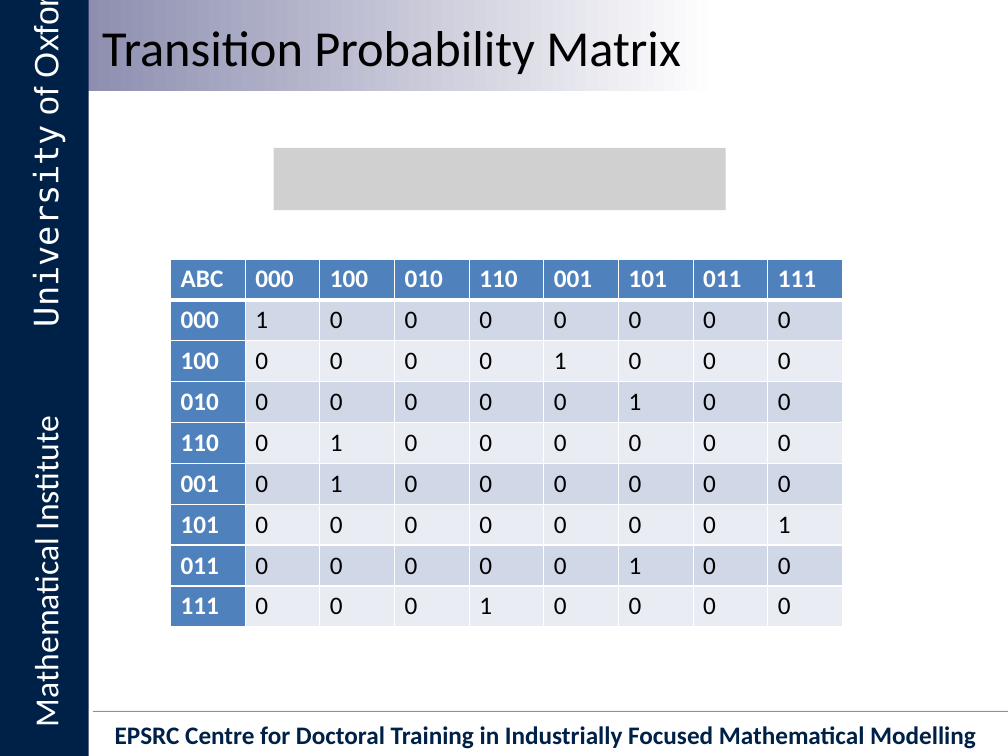
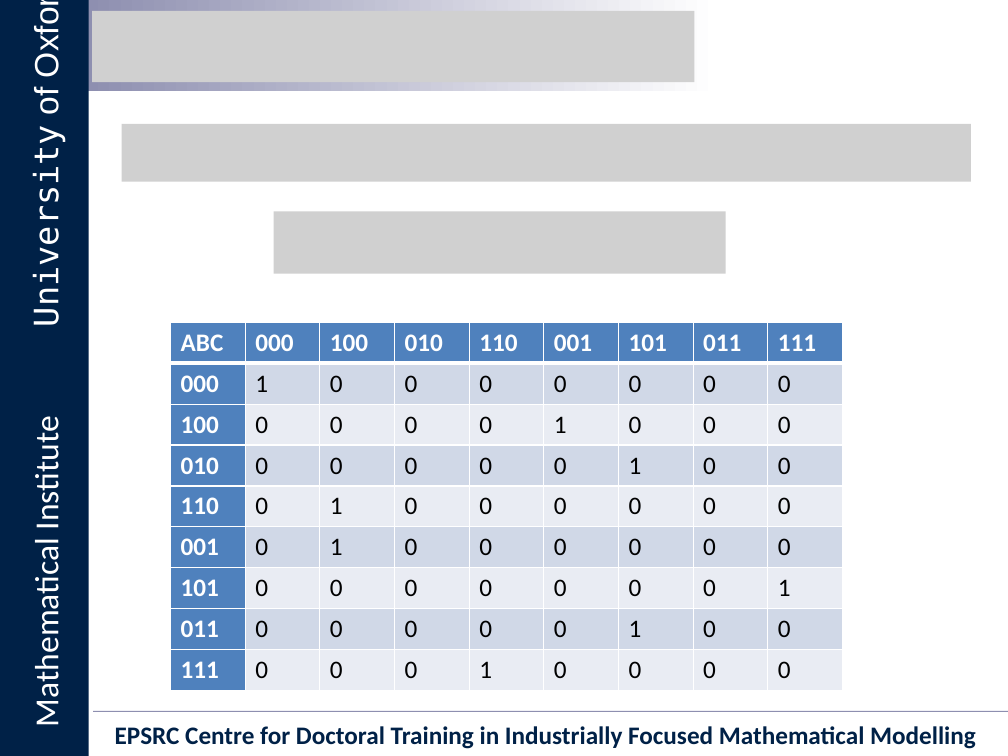
Before and after one commit to Ectheleon/IIT-Mini-Project, a slide deck: slide 12 of Writeup/Presentation/Integrated Information Theory for Organisational Consciousness.pptx (slide 21 before the commit). Drawn at 1008x756 pixels with LibreOffice and Linux fonts; fonts in the diff are those of the drawing; grey boxes stand for pictures; background and template pictures are left out. Boxes give left, top, right and bottom in pixels: in the first picture for what was removed or moved away, otherwise in the second. Text is boxed around its words. In the diff, an @@ line names an element or a change of style, - is before the commit and + after.

```diff
--- a/Writeup/Presentation/Integrated Information Theory for Organisational Consciousness.pptx
+++ b/Writeup/Presentation/Integrated Information Theory for Organisational Consciousness.pptx
@@ picture added at <box>92,11,695,83</box> @@
@@ text removed at <box>102,31,680,74</box> @@
-Transition Probability Matrix
@@ picture added at <box>122,124,972,181</box> @@
@@ picture removed at <box>274,148,726,211</box> @@
@@ picture added at <box>274,212,726,274</box> @@
@@ table: place and size @@
-table at <box>170,259,842,627</box>
+table at <box>170,323,842,690</box>
```
Also in this commit, not shown: 4 other slides changed, 2 slides added.
